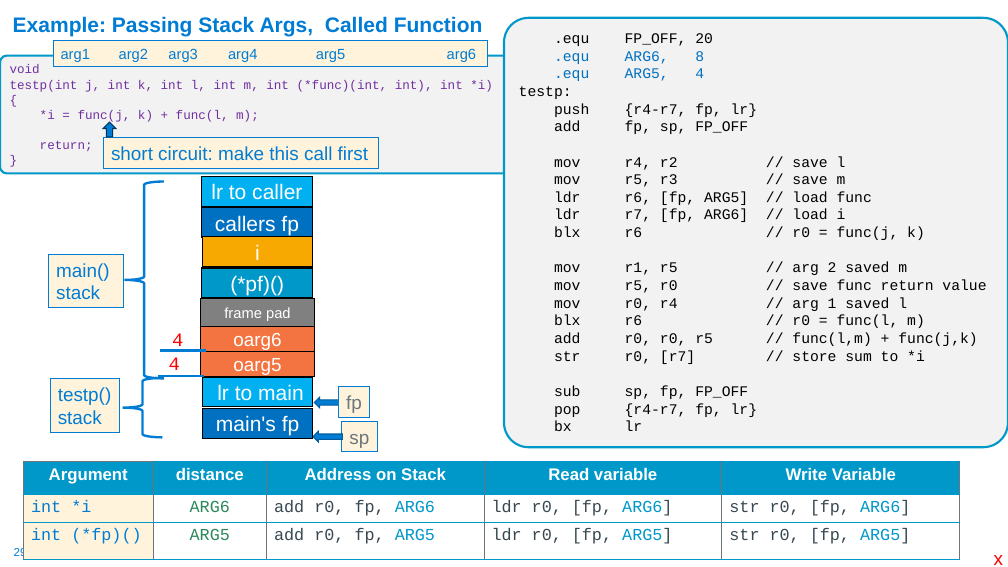
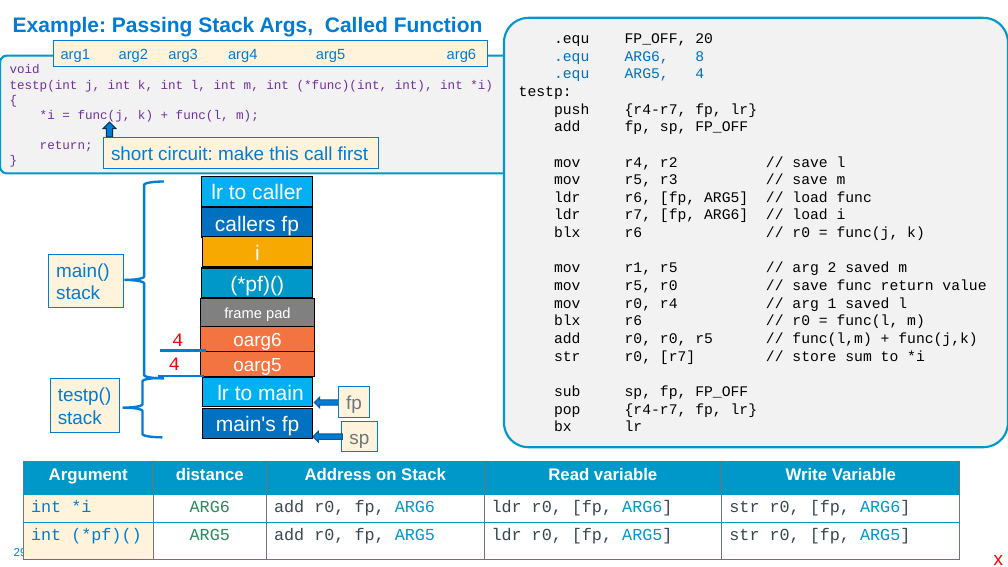
Before and after one commit to cse30-sp24/Muller-Slides, a slide deck: slide 29 of Lecture-18.pptx. Drawn at 1008x567 pixels with LibreOffice and Linux fonts; fonts in the diff are those of the drawing. Boxes give left, top, right and bottom in pixels: in the first picture for what was removed or moved away, otherwise in the second. Text is boxed around its words. In the diff, an @@ line names an element or a change of style, - is before the commit and + after.

```diff
--- a/Lecture-18.pptx
+++ b/Lecture-18.pptx
@@ table at <box>23,461,960,560</box> @@
-row 3, column 1: int (*fp)()
+row 3, column 1: int (*pf)()
```
Also in this commit, not shown: 3 other files.
